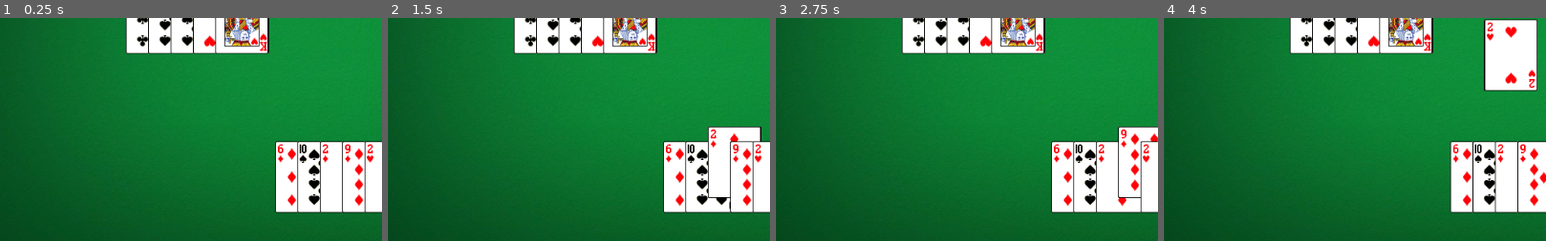
Above: before the commit, frames 1-4 (left to right).
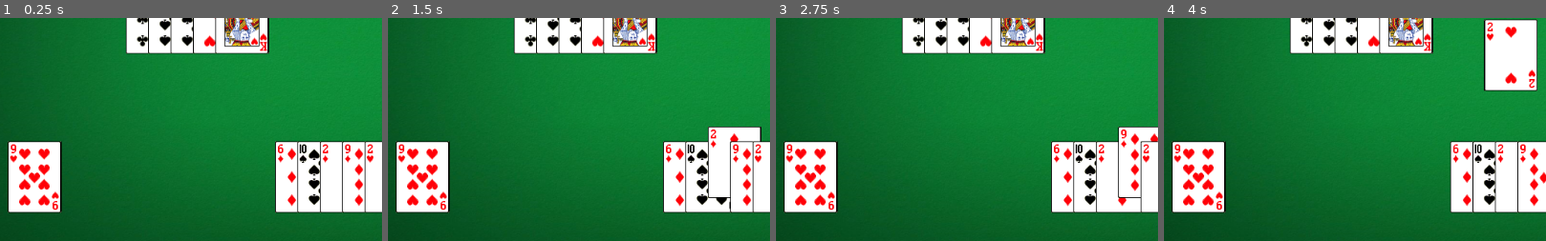
Above: after the commit, the same moments.

Repository: ssalanski/OhHell
Game: Godot game, scene res://Game.tscn
The game is run twice, just before and just after one commit, with the same random seed, the same clock (stepped at 60 frames per second) and the same inputs.
Inputs (mouse positions are % of the whole screen's width and height, from its top left):
- Up to frame 1 (0.25 s): no input
- Up to frame 2 (1.5 s): tap Enter at 0.5 s; move the mouse to (44, 86) at 0.52 s; click (44, 86) at 0.67 s; tap Space at 1.25 s; move the mouse to (47, 82) at 1.27 s; click (47, 82) at 1.42 s
- Up to frame 3 (2.75 s): tap Enter at 2 s; move the mouse to (50, 82) at 2.02 s; click (50, 82) at 2.17 s
- Up to frame 4 (4 s): tap Space at 2.75 s; move the mouse to (53, 82) at 2.77 s; click (53, 82) at 2.92 s; tap Enter at 3.5 s; move the mouse to (56, 82) at 3.52 s; click (56, 82) at 3.67 s
The pictures show only the part of the screen within x 5-55%, y 50-100%; the shares and areas given below are measured in that part.

The runs differ from the first frame. In frame 1, 4.6% of the frame differs, in the area x 2-17%, y 55-88%; in frame 2, 4.6%; in frame 3, 4.6%; in frame 4, 4.6%.

Commit message:
after dealing players hands, turn a card face up to show trump

Diff:
--- a/Game.gd
+++ b/Game.gd
@@ -1,11 +1,13 @@
 extends Node2D
 
+export(PackedScene) var Card
 export(PackedScene) var Hand
 export(PackedScene) var Trick
 
 const num_players = 4 # TODO: make adjustable
 
 var players = []
+var trumpCard
 var currentTrick
 
 func _init():
@@ -42,6 +44,11 @@
 			player.receive_card(deck.pop_back())
 	for player in players:
 		player.show_hand()
+	trumpCard = Card.instance()
+	add_child(trumpCard)
+	trumpCard.set_value(deck.pop_back())
+	trumpCard.set_faceup(true)
+	trumpCard.position = $TrumpCardAnchor.position
 
 
 func on_play_card(ref):
--- a/Game.tscn
+++ b/Game.tscn
@@ -1,15 +1,17 @@
-[gd_scene load_steps=5 format=2]
+[gd_scene load_steps=6 format=2]
 
 [ext_resource path="res://assets/art/table.png" type="Texture" id=1]
 [ext_resource path="res://Hand.tscn" type="PackedScene" id=2]
 [ext_resource path="res://Game.gd" type="Script" id=3]
 [ext_resource path="res://Trick.tscn" type="PackedScene" id=4]
+[ext_resource path="res://Card.tscn" type="PackedScene" id=5]
 
 [node name="GameNode" type="Node2D"]
 script = ExtResource( 3 )
 __meta__ = {
 "_edit_vertical_guides_": [ 512.0 ]
 }
+Card = ExtResource( 5 )
 Hand = ExtResource( 2 )
 Trick = ExtResource( 4 )
 
